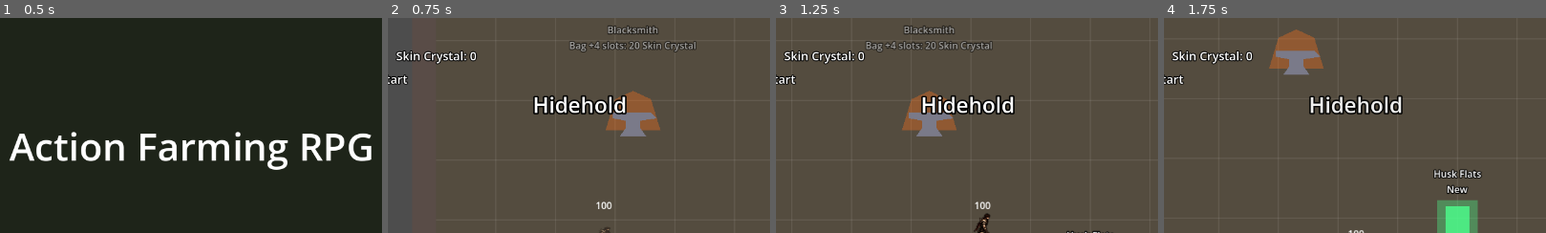
Above: before the commit, frames 1-4 (left to right).
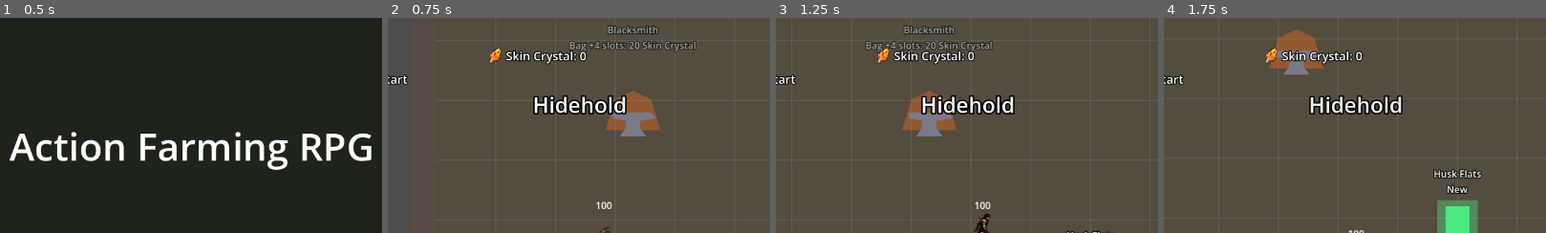
Above: after the commit, the same moments.

Repository: knc219-a11y/second-game
Game: Godot game, scene res://scenes/title.tscn
Same seed, same stepped clock (60 frames per second), same inputs: the game is played once before the commit and once after it.
Inputs:
- Up to frame 1 (0.5 s): no input
- Up to frame 2 (0.75 s): tap Enter (ui_accept) at 0.5 s; hold Right (move_right) from 0.53 s (still down); tap Space (roll) at 0.6 s
- Up to frame 3 (1.25 s): keep holding Right (move_right); tap Enter (ui_accept) at 0.77 s
- Up to frame 4 (1.75 s): release Right (move_right) at 1.28 s; hold Down (move_down) from 1.28 s (still down); tap X (attack) at 1.35 s; tap Enter (ui_accept) at 1.52 s; tap Space (roll) at 1.55 s
The pictures show only the part of the screen within x 25-75%, y 0-50%; the shares and areas given below are measured in that part.

Frame 1 is identical in both runs. In frame 2, 1.6% of the frame differs, in the area x 2-52%, y 13-22%; in frame 3, 1.6%; in frame 4, 1.6%.

Commit message:
Status HUD shows worn armor and ring rarity boxes after the weapon box
Armor (-N damage taken) and ring (+N roll graze) get the same rarity-framed
icon box as the weapon, hidden until worn. The Skin Crystal icon, which sat
under the E box since PR #117, moves next to its label; pet name shifts right.

Co-Authored-By: Claude Opus 5.5 (1M context) <noreply@anthropic.com>
Claude-Session: https://claude.ai/code/session_01BD6ke1F2HNpJohAEb6G2CJ

Diff:
--- a/scenes/player.tscn
+++ b/scenes/player.tscn
@@ -170,17 +170,17 @@
 text = "Q Dash Slash: ready   W Whirl Slash: ready   E Sinew Hook: ready"
 
 [node name="MaterialIcon" type="TextureRect" parent="Hud"]
-offset_left = 102.0
+offset_left = 484.0
 offset_top = 49.0
-offset_right = 130.0
+offset_right = 512.0
 offset_bottom = 77.0
 texture = ExtResource("2_crystal")
 expand_mode = 1
 
 [node name="MaterialLabel" type="Label" parent="Hud"]
-offset_left = 332.0
+offset_left = 516.0
 offset_top = 49.0
-offset_right = 492.0
+offset_right = 690.0
 offset_bottom = 77.0
 theme_override_constants/outline_size = 6
 theme_override_colors/font_outline_color = Color(0, 0, 0, 1)
--- a/scripts/player.gd
+++ b/scripts/player.gd
@@ -396,7 +396,7 @@
 const HUD_HP_RECT := Rect2(16, 14, 300, 24)
 const HUD_ROW_Y := 46.0
 const HUD_SKILL_BOX := 34.0
-const HUD_PET_X := 512.0
+const HUD_PET_X := 700.0
 var hp_fill: ColorRect
 var hp_text: Label
 # White strip behind hp_fill showing the HP just lost: holds for
@@ -423,6 +423,16 @@
 var hud_weapon_icon: TextureRect
 var hud_weapon_swatch: ColorRect
 var hud_weapon_text: Label
+# Armor and ring boxes after the weapon text, same frame and rarity colors; the
+# text is only the total value ("-3" damage taken, "+4" roll graze).
+const HUD_ARMOR_X := 332.0
+const HUD_RING_X := 406.0
+const ARMOR_ICON := preload("res://art/stage1/drops/s1_drop_husk_shard.png")
+const NERVE_RING_ICON := preload("res://art/stage1/drops/s1_drop_nerve_ring.png")
+var hud_armor_box: ColorRect
+var hud_armor_text: Label
+var hud_ring_box: ColorRect
+var hud_ring_text: Label
 # "Bag full" warning right of the HP bar while the bag holds bag_size items;
 # it flashes each time a passed-on drop auto-salvages because of it.
 const HUD_BAG_FULL_POS := Vector2(330, 12)
@@ -925,33 +935,20 @@
 		letter.vertical_alignment = VERTICAL_ALIGNMENT_CENTER
 		box.add_child(letter)
 		skill_boxes.append([shade, letter])
-	hud_weapon_box = ColorRect.new()
-	hud_weapon_box.position = Vector2(HUD_WEAPON_X, HUD_ROW_Y)
-	hud_weapon_box.size = Vector2(HUD_SKILL_BOX, HUD_SKILL_BOX)
-	hud_weapon_box.mouse_filter = Control.MOUSE_FILTER_IGNORE
-	hud_weapon_box.visible = false
-	hud.add_child(hud_weapon_box)
-	var inner := ColorRect.new()
-	inner.position = Vector2(3, 3)
-	inner.size = Vector2(HUD_SKILL_BOX - 6, HUD_SKILL_BOX - 6)
-	inner.color = Color(0.12, 0.1, 0.1, 0.95)
-	hud_weapon_box.add_child(inner)
-	hud_weapon_icon = TextureRect.new()
-	hud_weapon_icon.expand_mode = TextureRect.EXPAND_IGNORE_SIZE
-	hud_weapon_icon.stretch_mode = TextureRect.STRETCH_KEEP_ASPECT_CENTERED
-	hud_weapon_icon.texture_filter = CanvasItem.TEXTURE_FILTER_NEAREST
-	hud_weapon_icon.texture = CALLUS_BLADE_ICON
-	hud_weapon_icon.position = Vector2(3, 3)
-	hud_weapon_icon.size = inner.size
-	hud_weapon_box.add_child(hud_weapon_icon)
+	var weapon := _add_hud_gear_box(hud, HUD_WEAPON_X, CALLUS_BLADE_ICON)
+	hud_weapon_box = weapon[0]
+	hud_weapon_icon = weapon[1]
+	hud_weapon_text = weapon[2]
 	hud_weapon_swatch = ColorRect.new()
 	hud_weapon_swatch.position = Vector2(9, 9)
 	hud_weapon_swatch.size = Vector2(HUD_SKILL_BOX - 18, HUD_SKILL_BOX - 18)
 	hud_weapon_box.add_child(hud_weapon_swatch)
-	hud_weapon_text = _hud_label(20)
-	hud_weapon_text.position = Vector2(HUD_WEAPON_X + HUD_SKILL_BOX + 6, HUD_ROW_Y + 3)
-	hud_weapon_text.visible = false
-	hud.add_child(hud_weapon_text)
+	var armor := _add_hud_gear_box(hud, HUD_ARMOR_X, ARMOR_ICON)
+	hud_armor_box = armor[0]
+	hud_armor_text = armor[2]
+	var ring := _add_hud_gear_box(hud, HUD_RING_X, NERVE_RING_ICON)
+	hud_ring_box = ring[0]
+	hud_ring_text = ring[2]
 	hud_pet_swatch = ColorRect.new()
 	hud_pet_swatch.position = Vector2(HUD_PET_X, HUD_ROW_Y + 7)
 	hud_pet_swatch.size = Vector2(20, 20)
@@ -1338,23 +1335,68 @@
 	_update_hud_weapon()
 
 
+# [frame, icon, text]: a rarity-colored frame with the gear icon inside and a
+# label to its right; both hidden until something is worn there.
+func _add_hud_gear_box(hud: CanvasLayer, x: float, icon_texture: Texture2D) -> Array:
+	var box := ColorRect.new()
+	box.position = Vector2(x, HUD_ROW_Y)
+	box.size = Vector2(HUD_SKILL_BOX, HUD_SKILL_BOX)
+	box.mouse_filter = Control.MOUSE_FILTER_IGNORE
+	box.visible = false
+	hud.add_child(box)
+	var inner := ColorRect.new()
+	inner.position = Vector2(3, 3)
+	inner.size = Vector2(HUD_SKILL_BOX - 6, HUD_SKILL_BOX - 6)
+	inner.color = Color(0.12, 0.1, 0.1, 0.95)
+	box.add_child(inner)
+	var icon := TextureRect.new()
+	icon.expand_mode = TextureRect.EXPAND_IGNORE_SIZE
+	icon.stretch_mode = TextureRect.STRETCH_KEEP_ASPECT_CENTERED
+	icon.texture_filter = CanvasItem.TEXTURE_FILTER_NEAREST
+	icon.texture = icon_texture
+	icon.position = Vector2(3, 3)
+	icon.size = inner.size
+	box.add_child(icon)
+	var text := _hud_label(20)
+	text.position = Vector2(x + HUD_SKILL_BOX + 6, HUD_ROW_Y + 3)
+	text.visible = false
+	hud.add_child(text)
+	return [box, icon, text]
+
+
+# Shows or hides one HUD gear box and colors frame and text by rarity.
+func _set_hud_gear(box: ColorRect, text: Label, worn: bool, rarity: int, value_text: String) -> void:
+	box.visible = worn
+	text.visible = worn
+	if not worn:
+		return
+	box.color = rarity_colors[rarity]
+	text.text = value_text
+	text.add_theme_color_override("font_color", rarity_colors[rarity])
+
+
+func _update_hud_armor() -> void:
+	if hud_armor_box != null:
+		_set_hud_gear(hud_armor_box, hud_armor_text, has_armor, armor_rarity, "-%d" % (armor_value + armor_forge))
+
+
+func _update_hud_ring() -> void:
+	if hud_ring_box != null:
+		_set_hud_gear(hud_ring_box, hud_ring_text, has_ring, ring_rarity, "+%d" % (ring_value + ring_forge))
+
+
 # HUD weapon box: hidden with no weapon; the frame and text take the rarity color,
 # the number is the total damage bonus (rolled + forge).
 func _update_hud_weapon() -> void:
 	if hud_weapon_box == null:
 		return
 	var worn := weapon_tier > 0
-	hud_weapon_box.visible = worn
-	hud_weapon_text.visible = worn
+	_set_hud_gear(hud_weapon_box, hud_weapon_text, worn, weapon_rarity, "%s +%d" % [RARITY_NAMES[weapon_rarity], weapon_bonus + weapon_forge])
 	if not worn:
 		return
-	var color: Color = rarity_colors[weapon_rarity]
-	hud_weapon_box.color = color
 	hud_weapon_icon.visible = weapon_tier == 1
 	hud_weapon_swatch.visible = weapon_tier != 1
 	hud_weapon_swatch.color = weapon_arc_color[weapon_tier - 1]
-	hud_weapon_text.text = "%s +%d" % [RARITY_NAMES[weapon_rarity], weapon_bonus + weapon_forge]
-	hud_weapon_text.add_theme_color_override("font_color", color)
 
 
 # This kind's forge level (0 when nothing is worn there).
@@ -1431,6 +1473,7 @@
 	if armor_forge > 0:
 		text += ", Forge +%d (-%d)" % [armor_forge, armor_value + armor_forge]
 	armor_label.text = "Armor: %s damage taken" % text
+	_update_hud_armor()
 
 
 func _update_ring_label() -> void:
@@ -1438,6 +1481,7 @@
 	if ring_forge > 0:
 		text += ", Forge +%d (%d)" % [ring_forge, ring_value + ring_forge]
 	ring_label.text = "Ring: %s roll graze" % text
+	_update_hud_ring()
 
 
 # value < 0 means the plain base (a Common of armor_damage_reduction).
